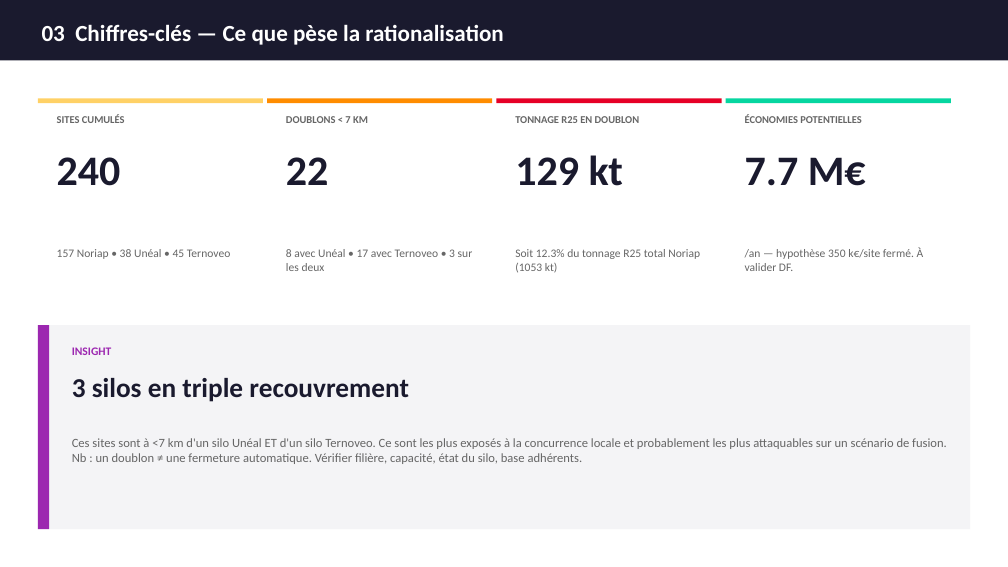
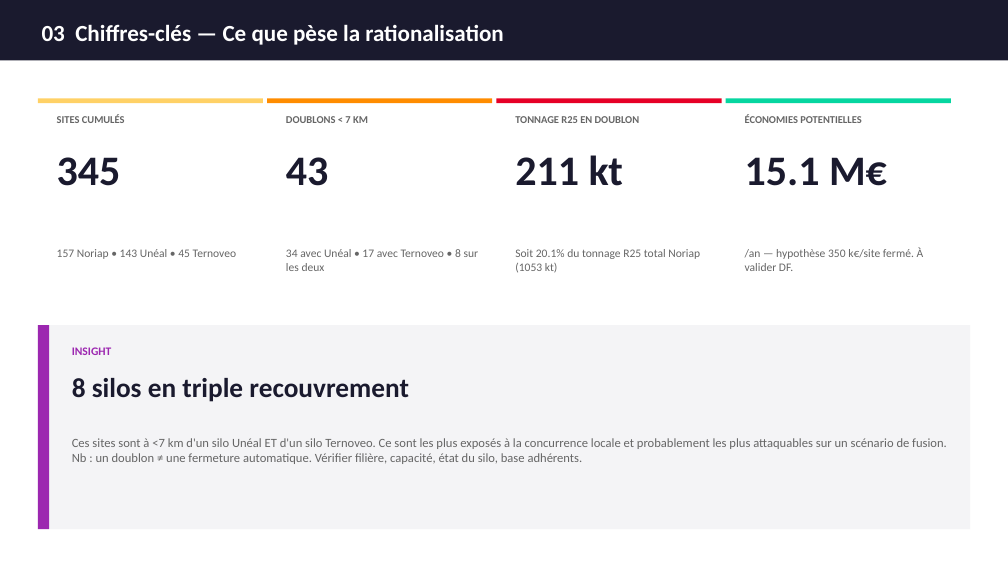
Before and after one commit to BOHG59/zone-flandres-carte, a slide deck: slide 4 of fusion_codir.pptx. Drawn at 1008x567 pixels with LibreOffice and Linux fonts; fonts in the diff are those of the drawing. Boxes give left, top, right and bottom in pixels: in the first picture for what was removed or moved away, otherwise in the second. Text is boxed around its words. In the diff, an @@ line names an element or a change of style, - is before the commit and + after.

Commit message:
Enrichit Uneal: 38 GPS precis + 105 centroides commune = 143 silos. Doublons 43 (20pct R25), 15M EUR/an

```diff
--- a/fusion_codir.pptx
+++ b/fusion_codir.pptx
@@ text at (57,157,121,186): text changed @@
-240
+345
@@ text at (286,157,329,186): text changed @@
-22
+43
@@ text at (515,155,623,186): text changed @@
-129 kt
+211 kt
@@ text at (745,157,887,186): text changed @@
-7.7 M€
+15.1 M€
@@ text at (57,249,236,259): text changed @@
-157 Noriap • 38 Unéal • 45 Ternoveo
+157 Noriap • 143 Unéal • 45 Ternoveo
@@ text at (286,249,479,271): text changed @@
-8 avec Unéal • 17 avec Ternoveo • 3 sur les deux
+34 avec Unéal • 17 avec Ternoveo • 8 sur les deux
@@ text at (515,249,700,273): text changed @@
-Soit 12.3% du tonnage R25 total Noriap (1053 kt)
+Soit 20.1% du tonnage R25 total Noriap (1053 kt)
@@ text at (72,378,409,402): text changed @@
-3 silos en triple recouvrement
+8 silos en triple recouvrement
```
Also in this commit, not shown: 4 other slides changed, 2 other files.
